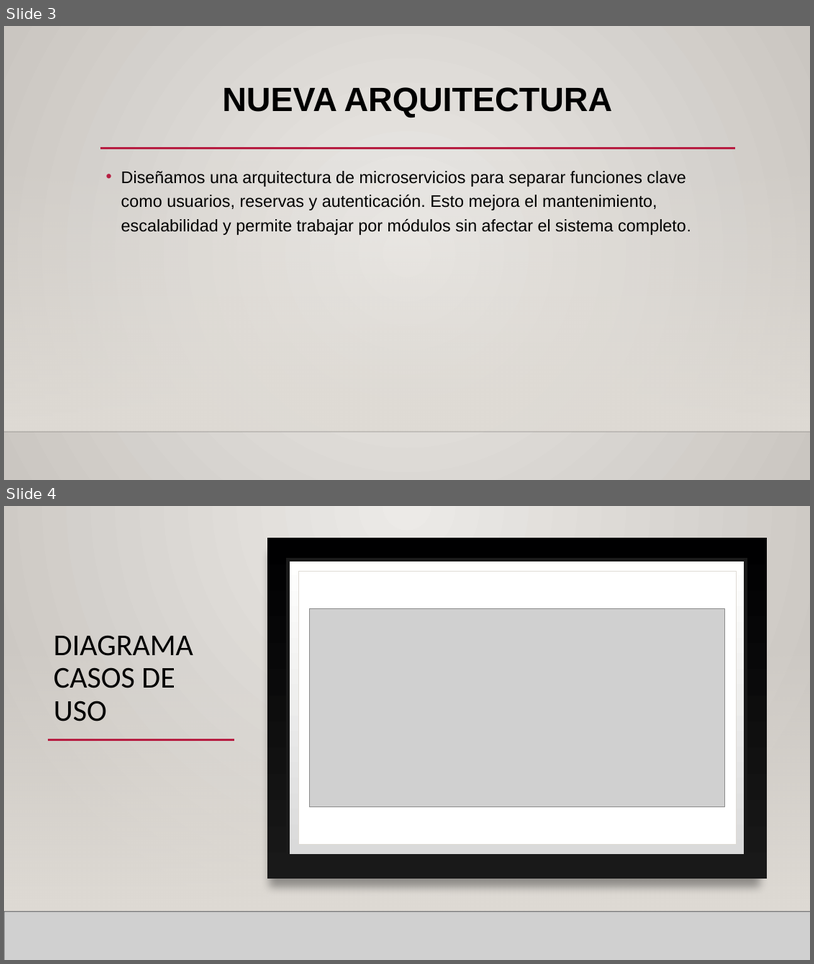
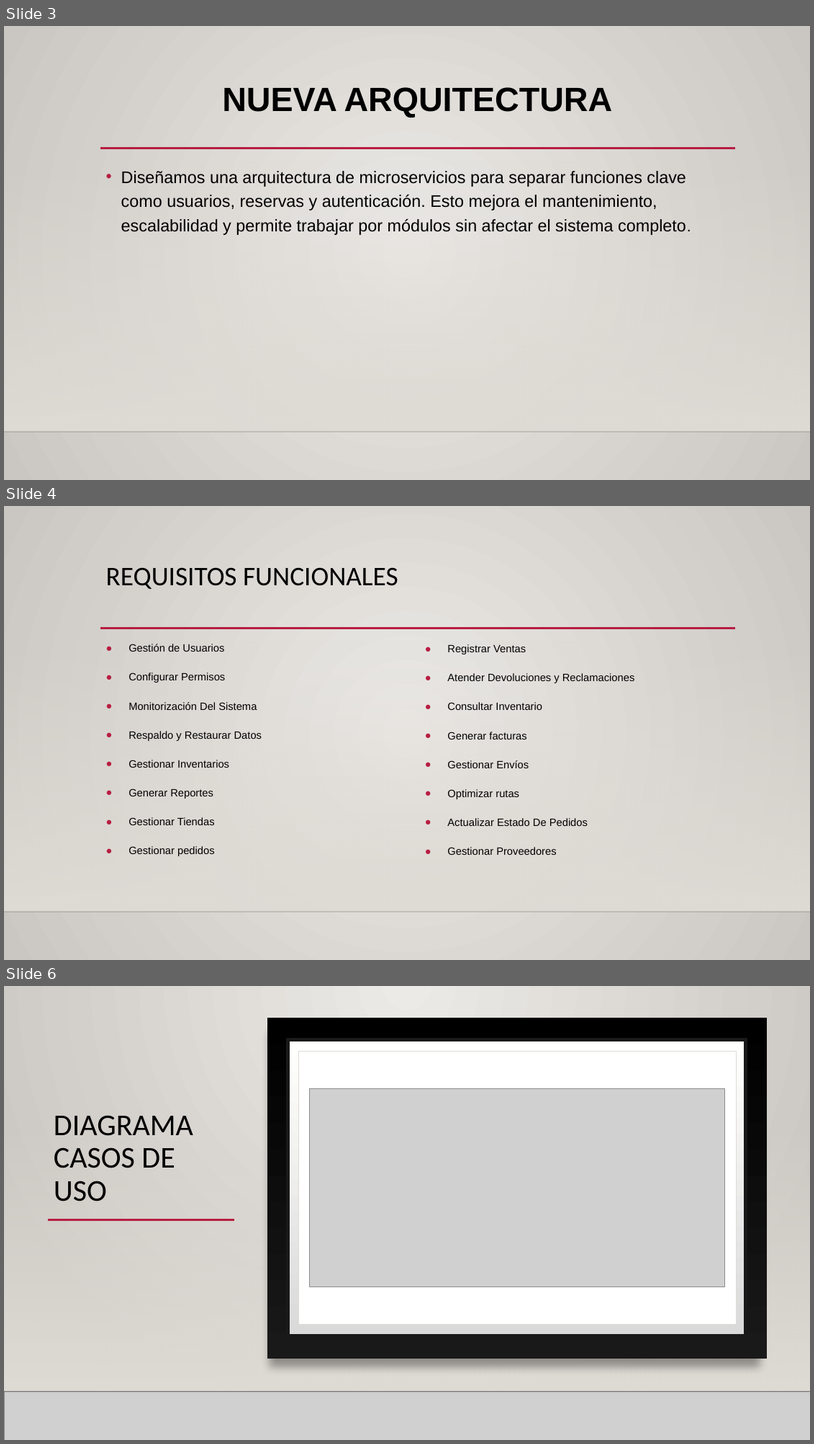
Before and after one commit to VicenteAlfaroS/Experiencia-1-Caso-3-nombre-Vicente-Alfaro, a slide deck: Presentacion caso 3.pptx. Shown one above the other, each under a label of ours: slides 3 and 4 before the commit, slides 3, 4 and 6 after it; the slides between them are not shown. The pictures are 814x964 and 814x1444 pixels, drawn with LibreOffice and Linux fonts; fonts in the diff are those of the drawing; grey boxes stand for pictures; background and template pictures are left out. Boxes give left, top, right and bottom in pixels: in the first picture for what was removed or moved away, otherwise in the second. Text is boxed around its words. In the diff, an @@ line names an element or a change of style, - is before the commit and + after.

```diff
--- a/Presentacion caso 3.pptx
+++ b/Presentacion caso 3.pptx
@@ slide 4 added at box(4, 506, 810, 960), background gradient #ECEAE7 to #CAC7C1; not listed: 3 template elements that a slide beside it also shows @@
@@ title added at box(106, 567, 399, 589), 32 pt, text #000000 @@
+REQUISITOS FUNCIONALES
@@ text added at box(129, 644, 262, 856), 12.6 pt, text #000000 @@
+● Gestión de Usuarios
+● Configurar Permisos
+● Monitorización Del Sistema
+● Respaldo y Restaurar Datos
+● Gestionar Inventarios
+● Generar Reportes
+● Gestionar Tiendas
+● Gestionar pedidos
@@ text added at box(448, 644, 635, 854), 12.6 pt, text #000000 @@
+● Registrar Ventas
+● Atender Devoluciones y Reclamaciones
+● Consultar Inventario
+● Generar facturas
+● Gestionar Envíos
+● Optimizar rutas
+● Actualizar Estado De Pedidos
+● Gestionar Proveedores
@@ what was slide 4 is now slide 6 @@
```
Also in this commit, not shown: 1 other slide added.
